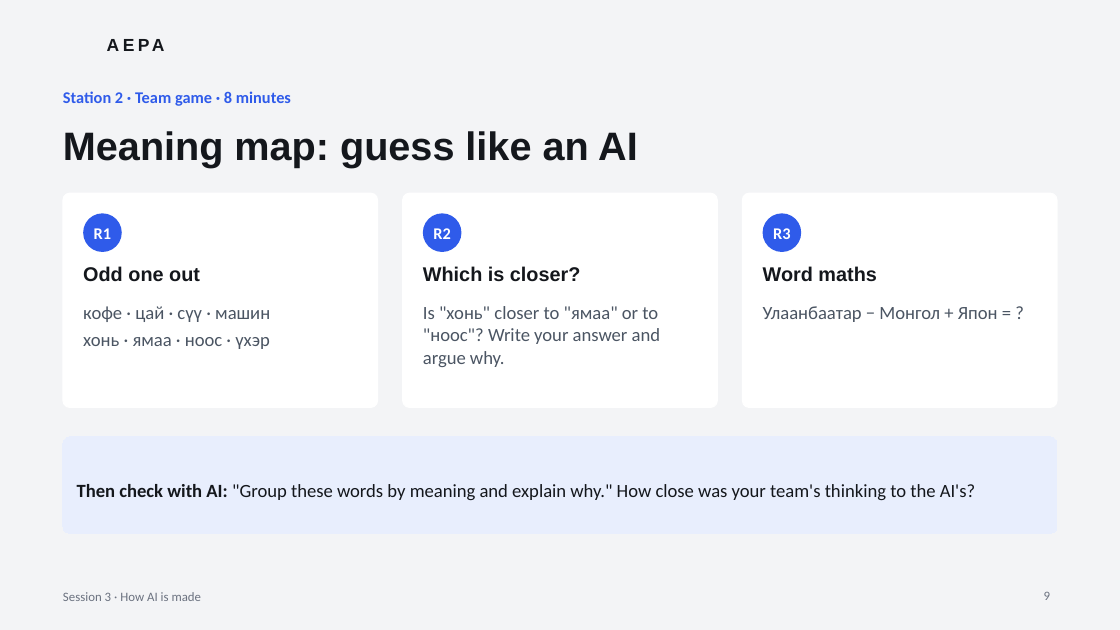
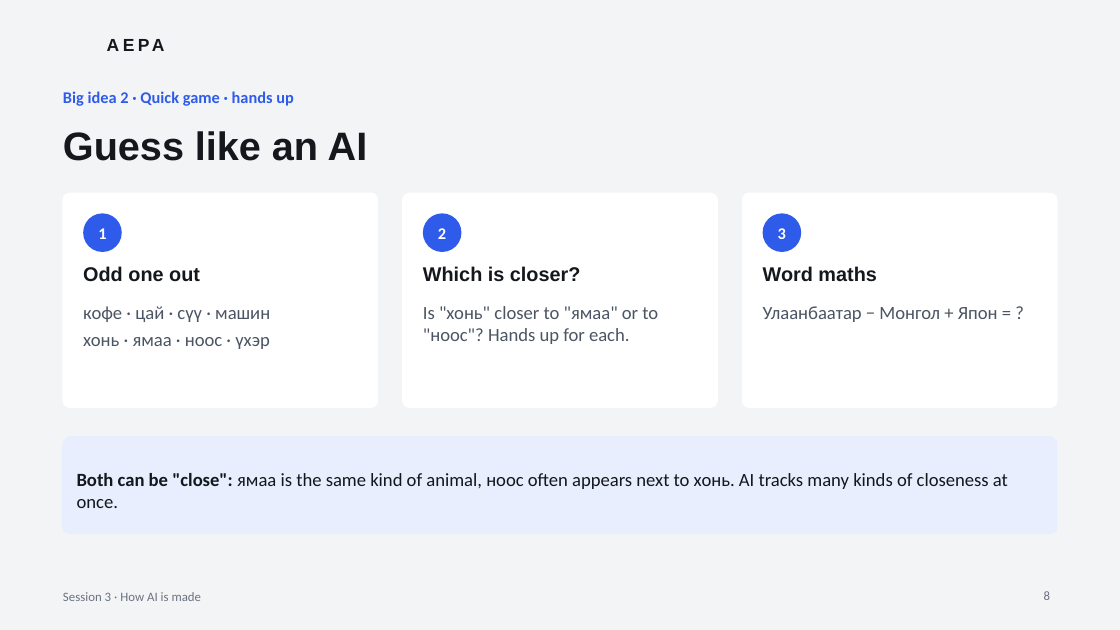
Before and after one commit to JTSG-cons/aepa-sessions, a slide deck: slide 8 of session-3/AEPA-Session-3.pptx (slide 9 before the commit). Drawn at 1120x630 pixels with LibreOffice and Linux fonts; fonts in the diff are those of the drawing; background and template pictures are left out. Boxes give left, top, right and bottom in pixels: in the first picture for what was removed or moved away, otherwise in the second. Text is boxed around its words. In the diff, an @@ line names an element or a change of style, - is before the commit and + after.

```diff
--- a/session-3/AEPA-Session-3.pptx
+++ b/session-3/AEPA-Session-3.pptx
@@ text at (63,91,294,106): text changed @@
-Station 2 · Team game · 8 minutes
+Big idea 2 · Quick game · hands up
@@ title at (63,131,368,161): text changed @@
-Meaning map: guess like an AI
+Guess like an AI
@@ text in ellipse at (98,228,106,239): text changed @@
-R1
+1
@@ text in ellipse at (438,228,446,239): text changed @@
-R2
+2
@@ text in ellipse at (778,228,786,239): text changed @@
-R3
+3
@@ text at (423,306,658,344): text changed @@
-Is "хонь" closer to "ямаа" or to "ноос"? Write your answer and argue why.
+Is "хонь" closer to "ямаа" or to "ноос"? Hands up for each.
@@ text in rounded rectangle at (77,473,1008,508): text changed @@
-Then check with AI: "Group these words by meaning and explain why." How close was your team's thinking to the AI's?
+Both can be "close": ямаа is the same kind of animal, ноос often appears next to хонь. AI tracks many kinds of closeness at once.
@@ page number at (1044,591,1050,600): text changed @@
-9
+8
```
Also in this commit, not shown: 11 other slides changed, 4 slides added, 5 slides removed, 2 other files.
